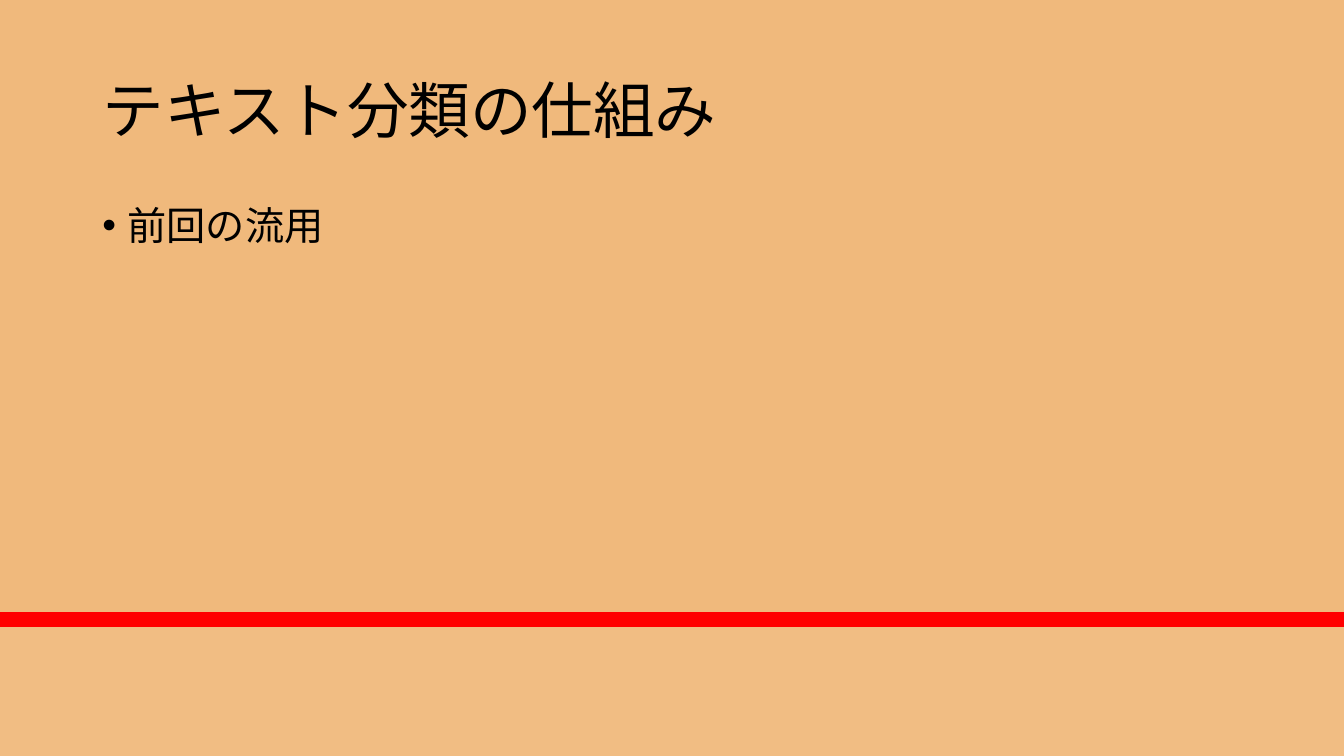
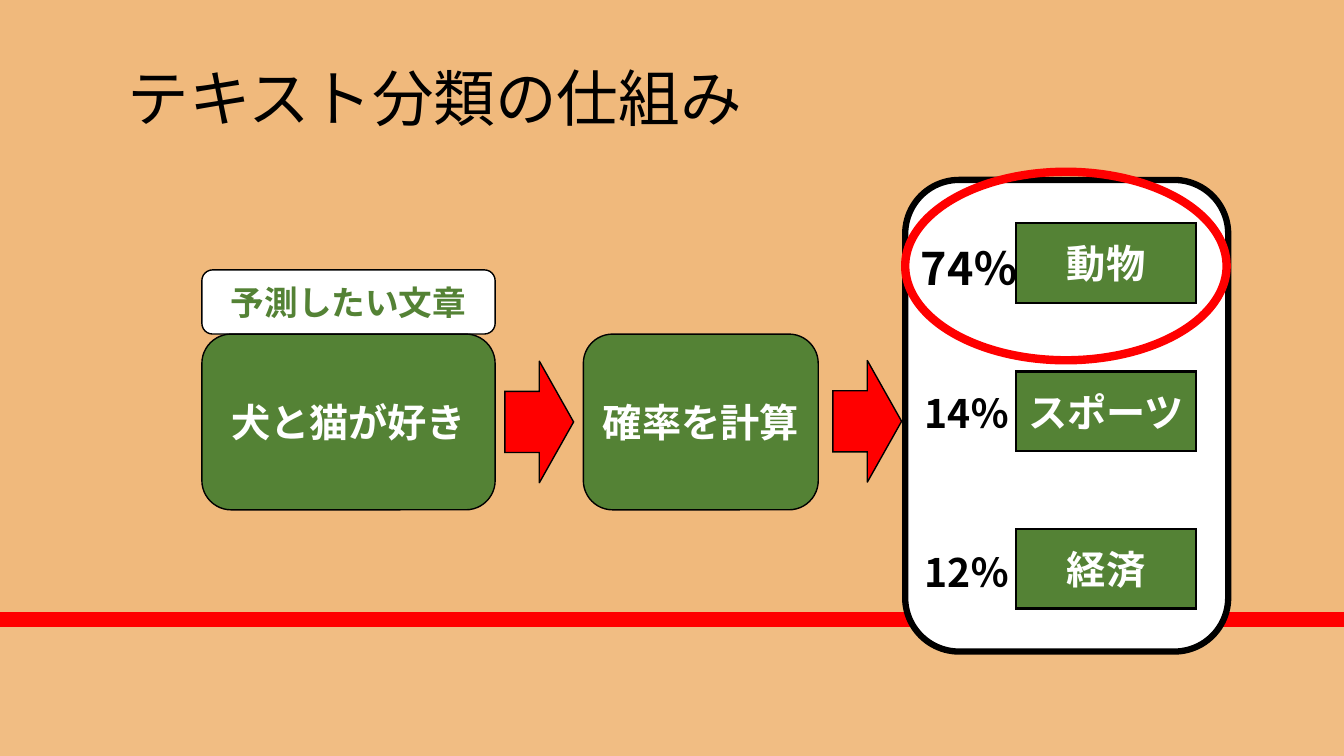
Before and after one commit to RikiishiSuzunosuke/AIspeaker_yosie, a slide deck: slide 9 of presentation/AIスピーカー開発_3_山田.pptx. Drawn at 1344x756 pixels with LibreOffice and Linux fonts; fonts in the diff are those of the drawing. Boxes give left, top, right and bottom in pixels: in the first picture for what was removed or moved away, otherwise in the second. Text is boxed around its words. In the diff, an @@ line names an element or a change of style, - is before the commit and + after.

```diff
--- a/presentation/AIスピーカー開発_3_山田.pptx
+++ b/presentation/AIスピーカー開発_3_山田.pptx
@@ title "テキスト分類の仕組み" moved from (x1=102, y1=81, x2=716, y2=138) to (x1=127, y1=69, x2=741, y2=126) @@
@@ ellipse added at (x1=905, y1=171, x2=1227, y2=360), outline #FF0000 6 pt @@
@@ text removed at (x1=128, y1=207, x2=324, y2=243) @@
-• 前回の流用
@@ rounded rectangle added at (x1=905, y1=180, x2=1228, y2=652), fill #FFFFFF, outline #000000 4.5 pt @@
@@ rectangle added at (x1=1016, y1=223, x2=1197, y2=302), fill #548235, outline #000000 1.5 pt, 28 pt, text #FFFFFF, bold @@
+動物
@@ text added at (x1=921, y1=240, x2=1019, y2=297), 32 pt, text #000000, bold @@
+74％
@@ rounded rectangle added at (x1=202, y1=270, x2=495, y2=335), fill #FFFFFF, outline #000000 1 pt, 24 pt, text #548235, bold @@
+予測したい文章
@@ rounded rectangle added at (x1=202, y1=334, x2=495, y2=509), fill #548235, outline #000000 1 pt, 28 pt, text #FFFFFF, bold @@
+犬と猫が好き
@@ rounded rectangle added at (x1=584, y1=334, x2=819, y2=509), fill #548235, outline #000000 1 pt, 28 pt, text #FFFFFF, bold @@
+確率を計算
@@ right arrow added at (x1=505, y1=361, x2=574, y2=483), fill #FF0000, outline #000000 1 pt @@
@@ right arrow added at (x1=833, y1=360, x2=901, y2=482), fill #FF0000, outline #000000 1 pt @@
@@ rectangle added at (x1=1016, y1=371, x2=1197, y2=451), fill #548235, outline #000000 1.5 pt, 28 pt, text #FFFFFF, bold @@
+スポーツ
@@ text added at (x1=924, y1=398, x2=1009, y2=429), 28 pt, text #000000, bold @@
+14％
@@ rectangle added at (x1=1016, y1=528, x2=1197, y2=608), fill #548235, outline #000000 1.5 pt, 28 pt, text #FFFFFF, bold @@
+経済
@@ text added at (x1=924, y1=557, x2=1009, y2=588), 28 pt, text #000000, bold @@
+12％
```
Also in this commit, not shown: 3 slides added, 5 other files.
